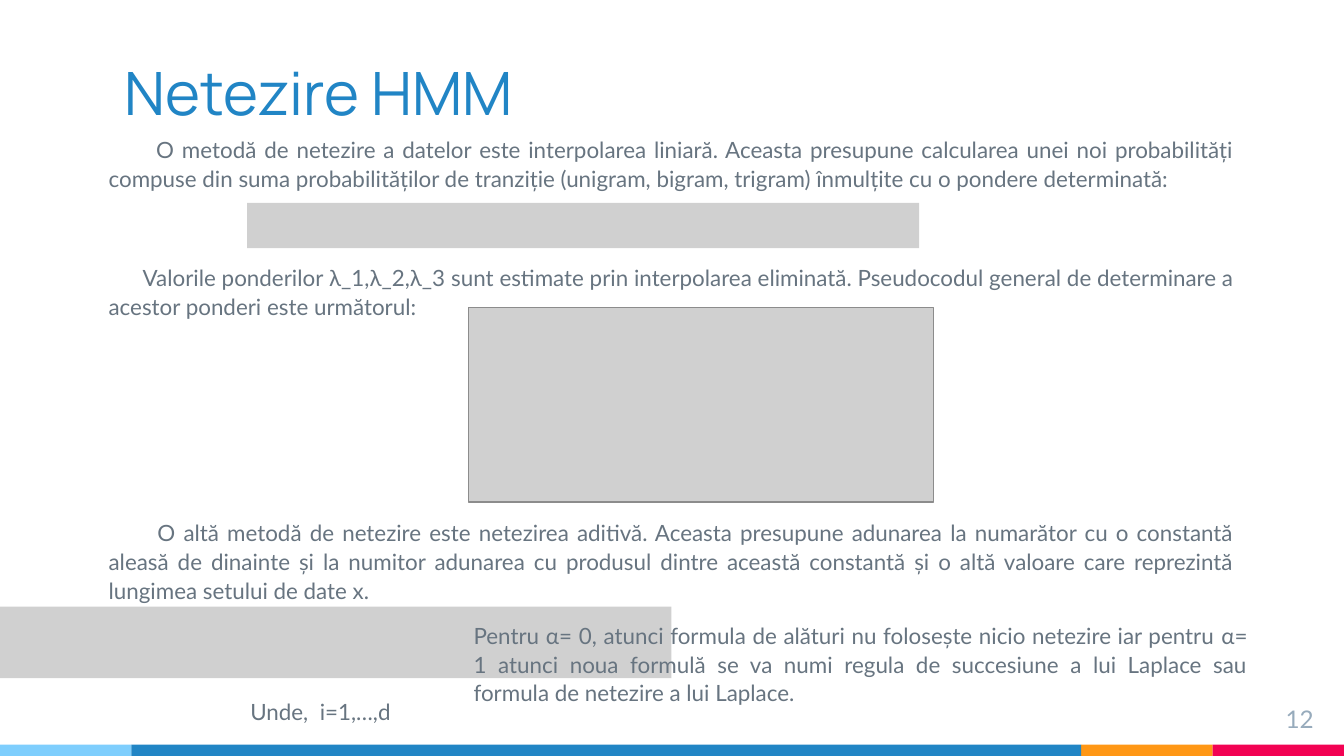
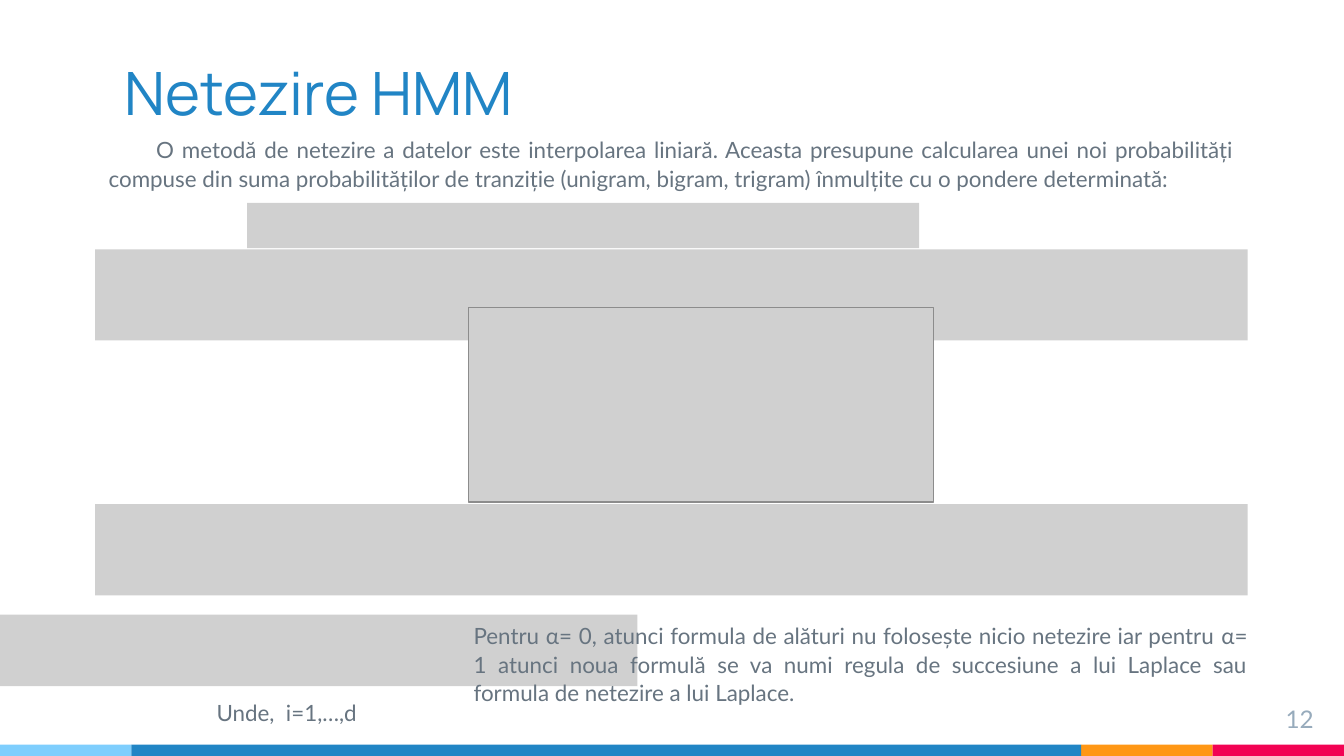
Before and after one commit to ST4NSB/part-of-speech-tagging, a slide deck: slide 12 of docs/pos_tagging_prezentare.pptx. Drawn at 1344x756 pixels with LibreOffice and Linux fonts; fonts in the diff are those of the drawing; grey boxes stand for pictures. Boxes give left, top, right and bottom in pixels: in the first picture for what was removed or moved away, otherwise in the second. Text is boxed around its words. In the diff, an @@ line names an element or a change of style, - is before the commit and + after.

```diff
--- a/docs/pos_tagging_prezentare.pptx
+++ b/docs/pos_tagging_prezentare.pptx
@@ picture added at (95,250,1249,341) @@
@@ text removed at (109,269,1233,319) @@
-Valorile ponderilor λ_1,λ_2,λ_3 sunt estimate prin interpolarea eliminată. Pseudocodul general de determinare a acestor ponderi este următorul:
@@ picture added at (95,504,1249,595) @@
@@ text removed at (109,524,1233,603) @@
-O altă metodă de netezire este netezirea aditivă. Aceasta presupune adunarea la numarător cu o constantă aleasă de dinainte și la numitor adunarea cu produsul dintre această constantă și o altă valoare care reprezintă lungimea setului de date x.
@@ picture: place and size @@
-picture at (0,606,672,677)
+picture at (0,614,637,685)
@@ text "Unde, i=1,…,d": place and size @@
-text "Unde, i=1,…,d" at (250,703,391,723)
+text "Unde, i=1,…,d" at (217,704,357,724)
```
Also in this commit, not shown: 5 other slides changed, 1 other file.
